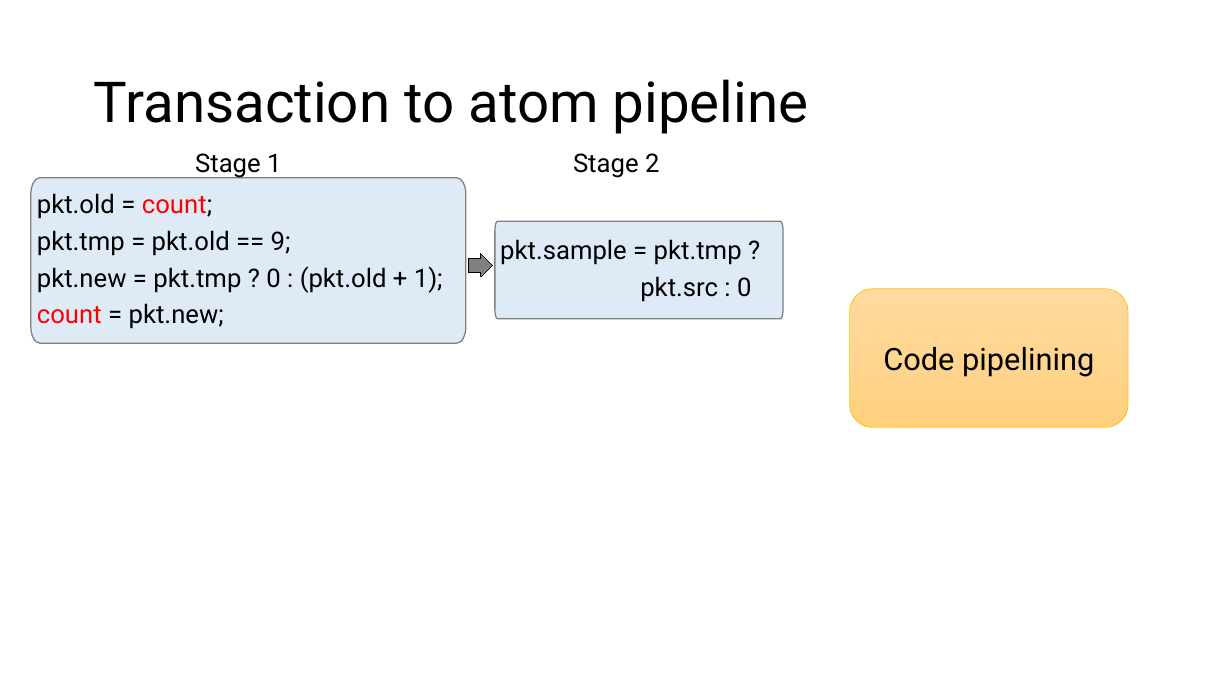
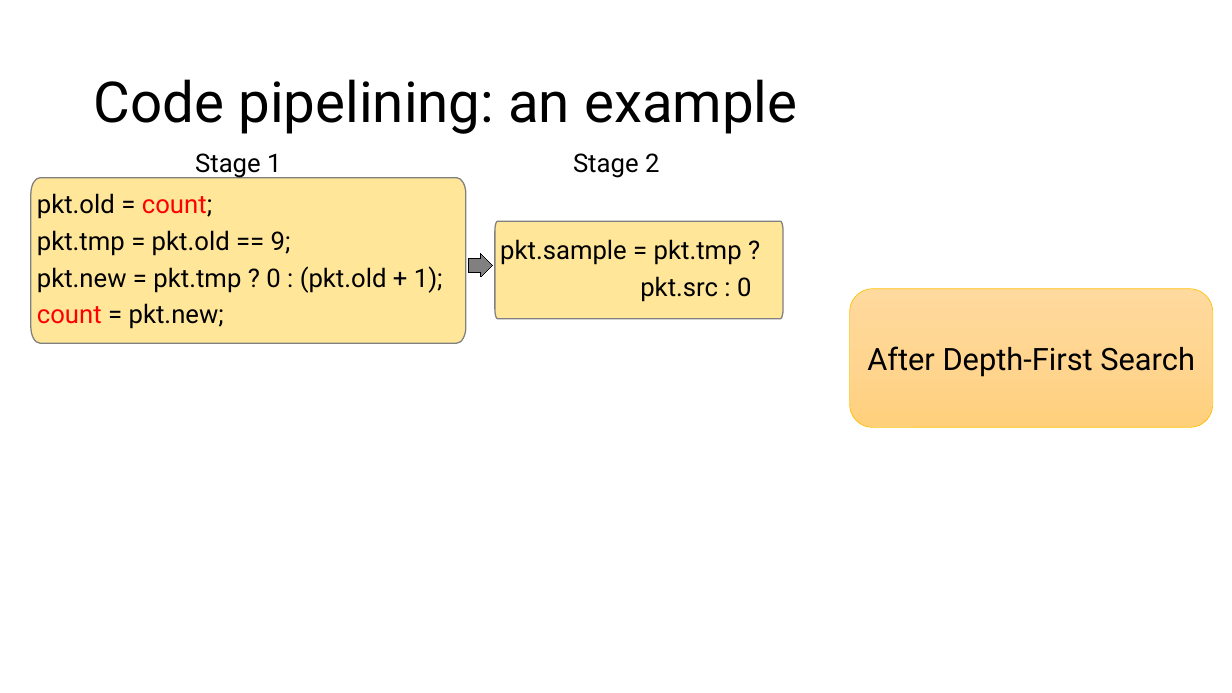
Before and after one commit to anirudhSK/pifo-domino-marple-ppts, a slide deck: slide 38 of combined_domino_pifo.pptx (slide 42 before the commit). Drawn at 1232x693 pixels with LibreOffice and Linux fonts; fonts in the diff are those of the drawing. Boxes give left, top, right and bottom in pixels: in the first picture for what was removed or moved away, otherwise in the second. Text is boxed around its words. In the diff, an @@ line names an element or a change of style, - is before the commit and + after.

```diff
--- a/combined_domino_pifo.pptx
+++ b/combined_domino_pifo.pptx
@@ title at (94,79,797,134): text changed @@
-Transaction to atom pipeline
+Code pipelining: an example
@@ freeform shape "pkt.old = count;" at (30,177,466,343): fill #DEEBF7 to #FFE699 @@
@@ freeform shape "pkt.sample = pkt.tmp ?" at (495,221,784,319): fill #DEEBF7 to #FFE699 @@
@@ rounded rectangle "After Depth-First Search": place and size @@
-rounded rectangle "After Depth-First Search" at (850,288,1128,427)
+rounded rectangle "After Depth-First Search" at (850,288,1214,427)
@@ text in rounded rectangle at (867,346,1195,377): text changed @@
-Code pipelining
+After Depth-First Search
```
Also in this commit, not shown: 25 other slides changed, 8 slides added, 7 slides removed, 1 other file.
